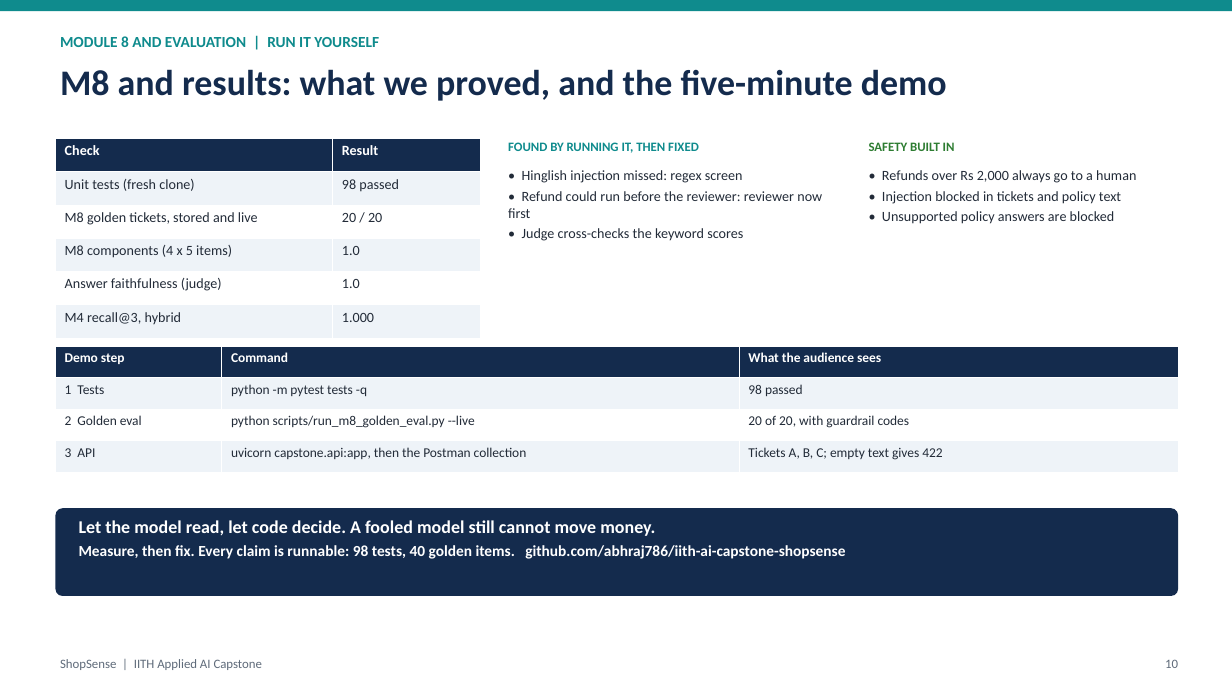
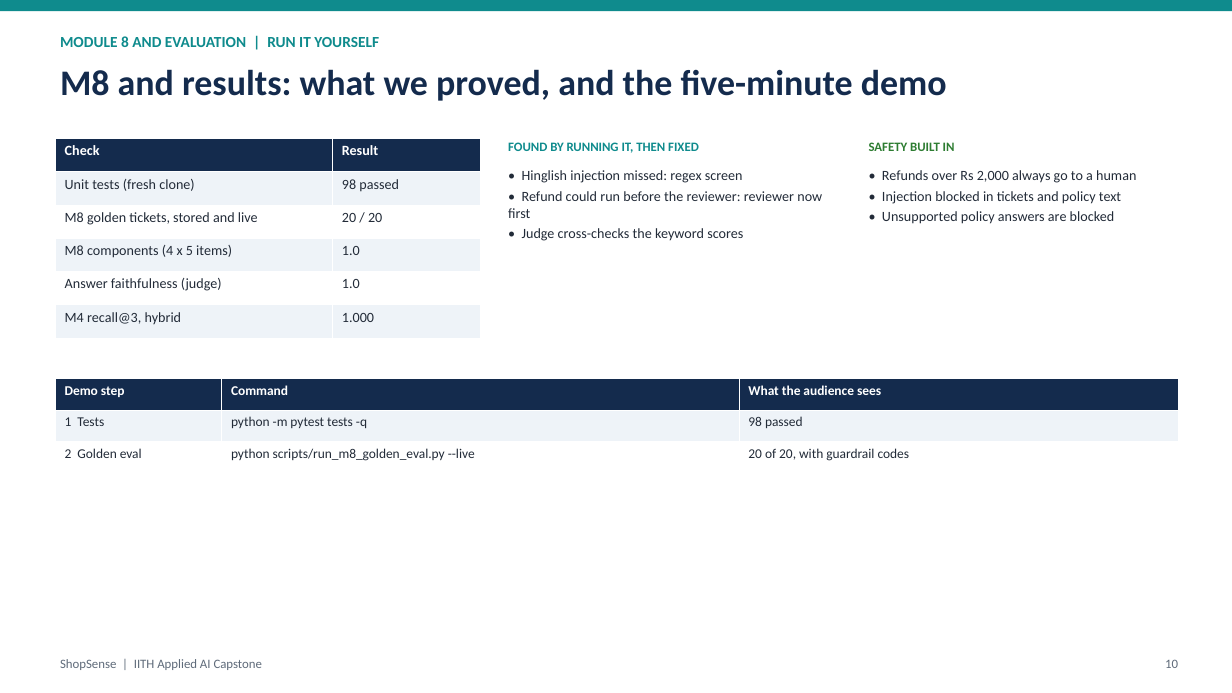
Before and after one commit to abhraj786/iith-ai-capstone-shopsense, a slide deck: slide 10 of docs/deck/iith-ai-capstone-shopsense.pptx. Drawn at 1232x693 pixels with LibreOffice and Linux fonts; fonts in the diff are those of the drawing. Boxes give left, top, right and bottom in pixels: in the first picture for what was removed or moved away, otherwise in the second. Text is boxed around its words. In the diff, an @@ line names an element or a change of style, - is before the commit and + after.

Commit message:
Deck: GitHub link on title slide, trim slide 10 demo and closing bar

```diff
--- a/docs/deck/iith-ai-capstone-shopsense.pptx
+++ b/docs/deck/iith-ai-capstone-shopsense.pptx
@@ table at (x1=55, y1=379, x2=1178, y2=473) @@
-row 4: 3 API | uvicorn capstone.api:app, then the Postman collection | Tickets A, B, C; empty text gives 422
@@ table resized from (x1=55, y1=347, x2=1178, y2=472) to (x1=55, y1=379, x2=1178, y2=473) @@
@@ rounded rectangle removed at (x1=55, y1=508, x2=1178, y2=596) @@
@@ text removed at (x1=79, y1=520, x2=845, y2=559) @@
-Let the model read, let code decide. A fooled model still cannot move money.
-Measure, then fix. Every claim is runnable: 98 tests, 40 golden items. github.com/abhraj786/iith-ai-capstone-shopsense
```
Also in this commit, not shown: 1 other slide changed, 1 other file.
